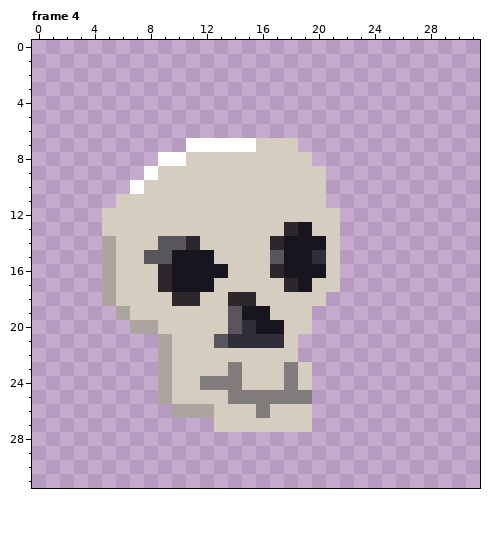
Edited in one commit: pixel-art file (Assets/Entity/Enemy.aseprite). The picture above is the old version.
32x32 pixels, 6 frames. Colours within 5 levels of each other are drawn and written as one. Shown: frame 4. The commit also changed other frames, which this record leaves out.
And afterwards:
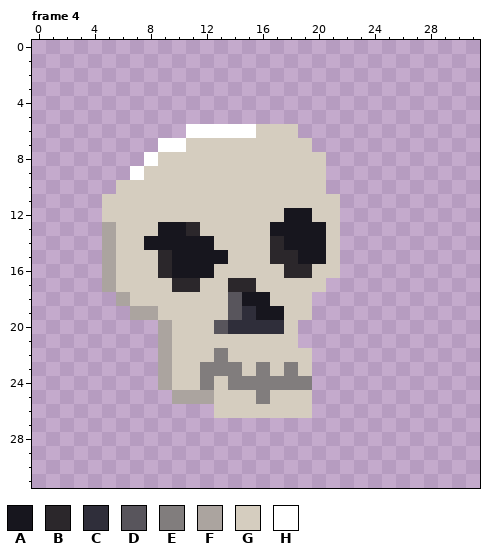
Palette (. is transparent): A #17161e  B #2b272b  C #2f2e3a  D #58555c  E #817d7d  F #aba49f  G #d5cdbf  H #ffffff
The edit:
Frame 4:
y 6: x 11..18 ........ -> HHHHHGGG
y 7: x 9..15 ..HHHHH -> HHGGGGG; x 19 . -> G
y 8: x 8..10 .HH -> HGG; x 20 . -> G
y 9: x 7..8 .H -> HG
y 10: x 6..7 .H -> GG
y 11: x 5 . -> G; x 21 . -> G
y 12: x 18..19 GG -> AA
y 13: x 5 G -> F; x 9..11 GGG -> AAB; x 17..18 GB -> AA; x 20 G -> A
y 14: x 8..12 GDDBG -> AAAAA
y 15: x 8..9 DD -> GB; x 13 G -> A; x 17..18 DA -> BB; x 20 C -> A
y 16: x 13 A -> G; x 17..20 BAAA -> GBBG
y 17: x 9..12 BAAA -> GBBG; x 14..15 GG -> BB; x 18..19 BA -> GG; x 21 G -> .
y 18: x 5..6 FG -> .F; x 10..11 BB -> GG; x 14..16 BBG -> DAA; x 20 G -> .
y 19: x 6..8 FGG -> .FF; x 15 A -> C; x 17 G -> A
y 20: x 7..9 FFG -> ..F; x 13..14 GD -> DC; x 16..17 AA -> CC; x 19 G -> .
y 21: x 13..17 DCCCC -> GGGGG
y 22: x 13 G -> E; x 19 . -> G
y 23: x 12..13 GG -> EE; x 16 G -> E
y 24: x 13 E -> G; x 15..17 GGG -> EEE; x 19 G -> E
y 25: x 9..12 FGGG -> .FFF; x 14..15 EE -> GG; x 17..19 EEE -> GGG
y 26: x 10..12 FFF -> ...; x 16 E -> G
y 27: x 13..19 GGGGGGG -> .......
